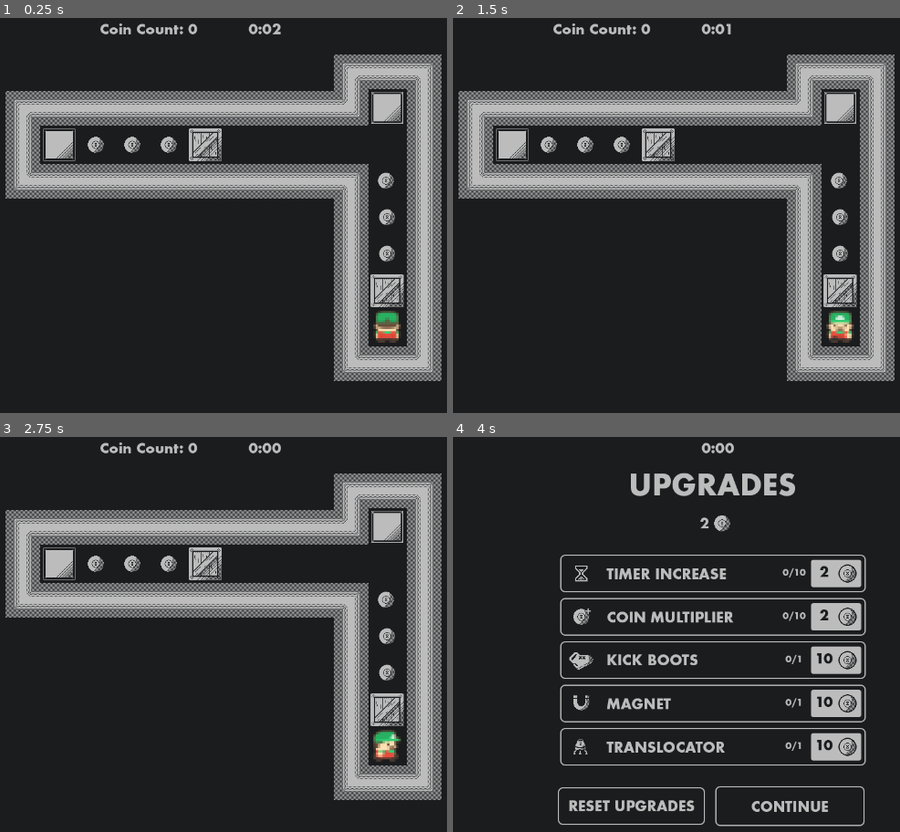
Above: before the commit, frames 1-4 (two rows, left to right).
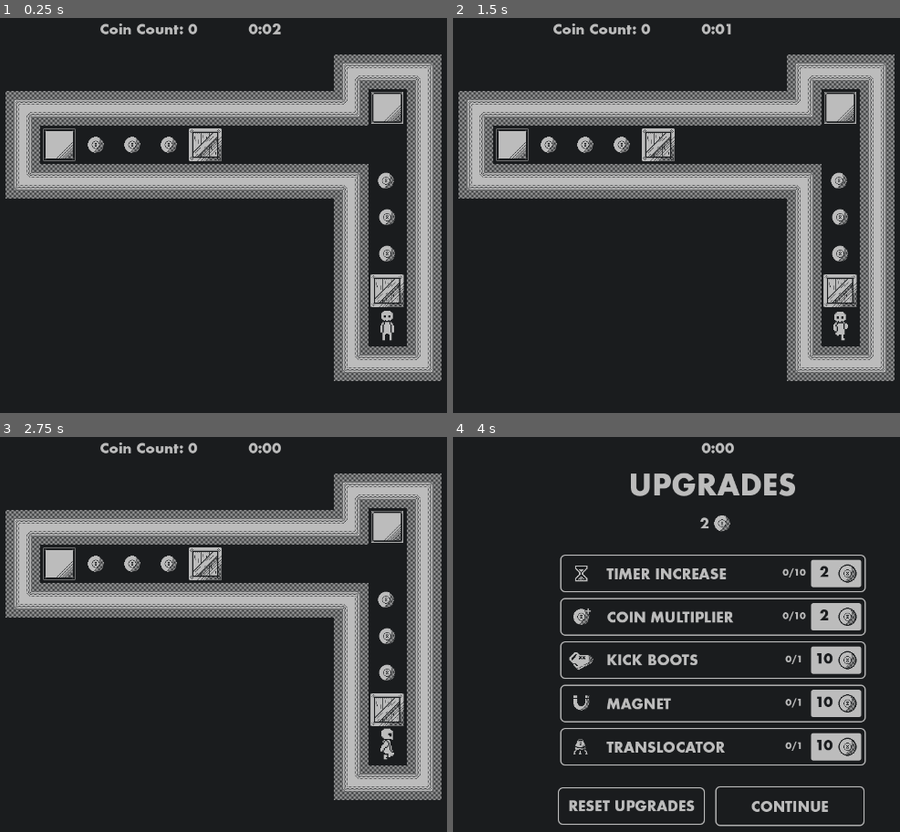
Above: after the commit, the same moments.

Repository: ParryTotato/1BitJam2025
Game: Godot game, scene res://Scenes/Main/main.tscn
Same seed, same stepped clock (60 frames per second), same inputs: the game is played once before the commit and once after it.
Inputs (mouse positions are in pixels of both pictures, inside the frame that each line leads up to):
- Up to frame 1 (0.25 s): no input
- Up to frame 2 (1.5 s): tap Enter (ui_accept) at 0.5, 0.77 s; hold Right (ui_right) 0.53-1.28 s; tap T (translocate) at 0.6, 1.35 s; hold Down (ui_down) from 1.28 s (still down)
- Up to frame 3 (2.75 s): tap Enter (ui_accept) at 1.52, 2 s; release Down (ui_down) at 2.03 s; hold Right (ui_right) from 2.03 s (still down); tap T (translocate) at 2.1 s
- Up to frame 4 (4 s): release Right (ui_right) at 2.78 s; hold Up (ui_up) 2.78-3.5 s; tap T (translocate) at 2.85 s; tap Enter (ui_accept) at 3.02 s; click (788, 804) at 3.5 s

The runs differ from the first frame. In frame 1, 0.4% of the frame differs, in the area x 83-90%, y 74-83%; in frame 2, 0.4%; in frame 3, 0.4%, in the area x 83-90%, y 73-83%; in frame 4, nothing differs.

Commit message:
changed character sprite animations

Diff:
--- a/Scenes/Player/player.tscn
+++ b/Scenes/Player/player.tscn
@@ -1,30 +1,194 @@
-[gd_scene load_steps=16 format=3 uid="uid://b80me8jbqhh2t"]
+[gd_scene load_steps=45 format=3 uid="uid://b80me8jbqhh2t"]
 
 [ext_resource type="Script" uid="uid://dnwmx7teo0u2t" path="res://Scenes/Player/Scripts/player.gd" id="1_06tpx"]
-[ext_resource type="Texture2D" uid="uid://die41uayksdc5" path="res://Assets/Player/player_05.png" id="2_7g0yx"]
-[ext_resource type="Texture2D" uid="uid://inum057lsm34" path="res://Assets/Player/player_06.png" id="3_dey5f"]
-[ext_resource type="Texture2D" uid="uid://bnl5mrv1jo1c4" path="res://Assets/Player/player_07.png" id="4_r5xpd"]
-[ext_resource type="Texture2D" uid="uid://cqmeklwhr0voj" path="res://Assets/Player/player_20.png" id="5_ks1b7"]
-[ext_resource type="Texture2D" uid="uid://cej2eishpjvqp" path="res://Assets/Player/player_21.png" id="6_hnuln"]
-[ext_resource type="Texture2D" uid="uid://bcgrhagvtfa3l" path="res://Assets/Player/player_22.png" id="7_aqm4k"]
-[ext_resource type="Texture2D" uid="uid://j1kfyh3hvnfs" path="res://Assets/Player/player_17.png" id="8_rcvs5"]
-[ext_resource type="Texture2D" uid="uid://ccsw5aq3kjagp" path="res://Assets/Player/player_18.png" id="9_h8ma5"]
-[ext_resource type="Texture2D" uid="uid://dt5l5j2kb3mp4" path="res://Assets/Player/player_19.png" id="10_eksi1"]
-[ext_resource type="Texture2D" uid="uid://cdu4ysdygax50" path="res://Assets/Player/player_08.png" id="11_jincj"]
-[ext_resource type="Texture2D" uid="uid://dxvmcdyrxth0j" path="res://Assets/Player/player_09.png" id="12_rqdc0"]
-[ext_resource type="Texture2D" uid="uid://dmowdr0bfdr84" path="res://Assets/Player/player_10.png" id="13_qr1w5"]
+[ext_resource type="Texture2D" uid="uid://dyyc2dfakhggy" path="res://Scenes/Player/spr_character.png" id="2_htcer"]
+
+[sub_resource type="AtlasTexture" id="AtlasTexture_dd0ac"]
+atlas = ExtResource("2_htcer")
+region = Rect2(0, 64, 32, 32)
+
+[sub_resource type="AtlasTexture" id="AtlasTexture_0u5uq"]
+atlas = ExtResource("2_htcer")
+region = Rect2(32, 64, 32, 32)
+
+[sub_resource type="AtlasTexture" id="AtlasTexture_jlvik"]
+atlas = ExtResource("2_htcer")
+region = Rect2(64, 64, 32, 32)
+
+[sub_resource type="AtlasTexture" id="AtlasTexture_gk6dx"]
+atlas = ExtResource("2_htcer")
+region = Rect2(96, 64, 32, 32)
+
+[sub_resource type="AtlasTexture" id="AtlasTexture_jhyir"]
+atlas = ExtResource("2_htcer")
+region = Rect2(128, 64, 32, 32)
+
+[sub_resource type="AtlasTexture" id="AtlasTexture_74mp2"]
+atlas = ExtResource("2_htcer")
+region = Rect2(160, 64, 32, 32)
+
+[sub_resource type="AtlasTexture" id="AtlasTexture_oikmp"]
+atlas = ExtResource("2_htcer")
+region = Rect2(192, 64, 32, 32)
+
+[sub_resource type="AtlasTexture" id="AtlasTexture_06tpx"]
+atlas = ExtResource("2_htcer")
+region = Rect2(224, 64, 32, 32)
+
+[sub_resource type="AtlasTexture" id="AtlasTexture_a3d8c"]
+atlas = ExtResource("2_htcer")
+region = Rect2(0, 96, 32, 32)
+
+[sub_resource type="AtlasTexture" id="AtlasTexture_xpcdj"]
+atlas = ExtResource("2_htcer")
+region = Rect2(32, 96, 32, 32)
+
+[sub_resource type="AtlasTexture" id="AtlasTexture_mtuoh"]
+atlas = ExtResource("2_htcer")
+region = Rect2(64, 96, 32, 32)
+
+[sub_resource type="AtlasTexture" id="AtlasTexture_htcer"]
+atlas = ExtResource("2_htcer")
+region = Rect2(96, 96, 32, 32)
+
+[sub_resource type="AtlasTexture" id="AtlasTexture_rukb4"]
+atlas = ExtResource("2_htcer")
+region = Rect2(128, 96, 32, 32)
+
+[sub_resource type="AtlasTexture" id="AtlasTexture_4no11"]
+atlas = ExtResource("2_htcer")
+region = Rect2(160, 96, 32, 32)
+
+[sub_resource type="AtlasTexture" id="AtlasTexture_fcwna"]
+atlas = ExtResource("2_htcer")
+region = Rect2(192, 96, 32, 32)
+
+[sub_resource type="AtlasTexture" id="AtlasTexture_1agin"]
+atlas = ExtResource("2_htcer")
+region = Rect2(224, 96, 32, 32)
+
+[sub_resource type="AtlasTexture" id="AtlasTexture_2jnj1"]
+atlas = ExtResource("2_htcer")
+region = Rect2(0, 32, 32, 32)
+
+[sub_resource type="AtlasTexture" id="AtlasTexture_enij7"]
+atlas = ExtResource("2_htcer")
+region = Rect2(32, 32, 32, 32)
+
+[sub_resource type="AtlasTexture" id="AtlasTexture_mwii3"]
+atlas = ExtResource("2_htcer")
+region = Rect2(64, 32, 32, 32)
+
+[sub_resource type="AtlasTexture" id="AtlasTexture_2aanf"]
+atlas = ExtResource("2_htcer")
+region = Rect2(96, 32, 32, 32)
+
+[sub_resource type="AtlasTexture" id="AtlasTexture_m6ahd"]
+atlas = ExtResource("2_htcer")
+region = Rect2(128, 32, 32, 32)
+
+[sub_resource type="AtlasTexture" id="AtlasTexture_ogmfp"]
+atlas = ExtResource("2_htcer")
+region = Rect2(160, 32, 32, 32)
+
+[sub_resource type="AtlasTexture" id="AtlasTexture_ixrbb"]
+atlas = ExtResource("2_htcer")
+region = Rect2(192, 32, 32, 32)
+
+[sub_resource type="AtlasTexture" id="AtlasTexture_ei2r2"]
+atlas = ExtResource("2_htcer")
+region = Rect2(224, 32, 32, 32)
+
+[sub_resource type="AtlasTexture" id="AtlasTexture_7g0yx"]
+atlas = ExtResource("2_htcer")
+region = Rect2(0, 32, 32, 32)
+
+[sub_resource type="AtlasTexture" id="AtlasTexture_dey5f"]
+atlas = ExtResource("2_htcer")
+region = Rect2(32, 32, 32, 32)
+
+[sub_resource type="AtlasTexture" id="AtlasTexture_r5xpd"]
+atlas = ExtResource("2_htcer")
+region = Rect2(64, 32, 32, 32)
+
+[sub_resource type="AtlasTexture" id="AtlasTexture_ks1b7"]
+atlas = ExtResource("2_htcer")
+region = Rect2(96, 32, 32, 32)
+
+[sub_resource type="AtlasTexture" id="AtlasTexture_hnuln"]
+atlas = ExtResource("2_htcer")
+region = Rect2(128, 32, 32, 32)
+
+[sub_resource type="AtlasTexture" id="AtlasTexture_aqm4k"]
+atlas = ExtResource("2_htcer")
+region = Rect2(160, 32, 32, 32)
+
+[sub_resource type="AtlasTexture" id="AtlasTexture_rcvs5"]
+atlas = ExtResource("2_htcer")
+region = Rect2(192, 32, 32, 32)
+
+[sub_resource type="AtlasTexture" id="AtlasTexture_h8ma5"]
+atlas = ExtResource("2_htcer")
+region = Rect2(224, 32, 32, 32)
+
+[sub_resource type="AtlasTexture" id="AtlasTexture_eksi1"]
+atlas = ExtResource("2_htcer")
+region = Rect2(0, 0, 32, 32)
+
+[sub_resource type="AtlasTexture" id="AtlasTexture_jincj"]
+atlas = ExtResource("2_htcer")
+region = Rect2(32, 0, 32, 32)
+
+[sub_resource type="AtlasTexture" id="AtlasTexture_rqdc0"]
+atlas = ExtResource("2_htcer")
+region = Rect2(64, 0, 32, 32)
+
+[sub_resource type="AtlasTexture" id="AtlasTexture_qr1w5"]
+atlas = ExtResource("2_htcer")
+region = Rect2(96, 0, 32, 32)
+
+[sub_resource type="AtlasTexture" id="AtlasTexture_ythyg"]
+atlas = ExtResource("2_htcer")
+region = Rect2(128, 0, 32, 32)
+
+[sub_resource type="AtlasTexture" id="AtlasTexture_bmb2s"]
+atlas = ExtResource("2_htcer")
+region = Rect2(160, 0, 32, 32)
+
+[sub_resource type="AtlasTexture" id="AtlasTexture_ur3l4"]
+atlas = ExtResource("2_htcer")
+region = Rect2(192, 0, 32, 32)
+
+[sub_resource type="AtlasTexture" id="AtlasTexture_2ahak"]
+atlas = ExtResource("2_htcer")
+region = Rect2(224, 0, 32, 32)
 
 [sub_resource type="SpriteFrames" id="SpriteFrames_kltya"]
 animations = [{
 "frames": [{
 "duration": 1.0,
-"texture": ExtResource("2_7g0yx")
-}, {
-"duration": 1.0,
-"texture": ExtResource("3_dey5f")
-}, {
-"duration": 1.0,
-"texture": ExtResource("4_r5xpd")
+"texture": SubResource("AtlasTexture_dd0ac")
+}, {
+"duration": 1.0,
+"texture": SubResource("AtlasTexture_0u5uq")
+}, {
+"duration": 1.0,
+"texture": SubResource("AtlasTexture_jlvik")
+}, {
+"duration": 1.0,
+"texture": SubResource("AtlasTexture_gk6dx")
+}, {
+"duration": 1.0,
+"texture": SubResource("AtlasTexture_jhyir")
+}, {
+"duration": 1.0,
+"texture": SubResource("AtlasTexture_74mp2")
+}, {
+"duration": 1.0,
+"texture": SubResource("AtlasTexture_oikmp")
+}, {
+"duration": 1.0,
+"texture": SubResource("AtlasTexture_06tpx")
 }],
 "loop": true,
 "name": &"down",
@@ -32,13 +196,57 @@
 }, {
 "frames": [{
 "duration": 1.0,
-"texture": ExtResource("5_ks1b7")
-}, {
-"duration": 1.0,
-"texture": ExtResource("6_hnuln")
-}, {
-"duration": 1.0,
-"texture": ExtResource("7_aqm4k")
+"texture": SubResource("AtlasTexture_a3d8c")
+}, {
+"duration": 1.0,
+"texture": SubResource("AtlasTexture_xpcdj")
+}, {
+"duration": 1.0,
+"texture": SubResource("AtlasTexture_mtuoh")
+}, {
+"duration": 1.0,
+"texture": SubResource("AtlasTexture_htcer")
+}, {
+"duration": 1.0,
+"texture": SubResource("AtlasTexture_rukb4")
+}, {
+"duration": 1.0,
+"texture": SubResource("AtlasTexture_4no11")
+}, {
+"duration": 1.0,
+"texture": SubResource("AtlasTexture_fcwna")
+}, {
+"duration": 1.0,
+"texture": SubResource("AtlasTexture_1agin")
+}],
+"loop": true,
+"name": &"idle",
+"speed": 5.0
+}, {
+"frames": [{
+"duration": 1.0,
+"texture": SubResource("AtlasTexture_2jnj1")
+}, {
+"duration": 1.0,
+"texture": SubResource("AtlasTexture_enij7")
+}, {
+"duration": 1.0,
+"texture": SubResource("AtlasTexture_mwii3")
+}, {
+"duration": 1.0,
+"texture": SubResource("AtlasTexture_2aanf")
+}, {
+"duration": 1.0,
+"texture": SubResource("AtlasTexture_m6ahd")
+}, {
+"duration": 1.0,
+"texture": SubResource("AtlasTexture_ogmfp")
+}, {
+"duration": 1.0,
+"texture": SubResource("AtlasTexture_ixrbb")
+}, {
+"duration": 1.0,
+"texture": SubResource("AtlasTexture_ei2r2")
 }],
 "loop": true,
 "name": &"left",
@@ -46,13 +254,28 @@
 }, {
 "frames": [{
 "duration": 1.0,
-"texture": ExtResource("8_rcvs5")
-}, {
-"duration": 1.0,
-"texture": ExtResource("9_h8ma5")
-}, {
-"duration": 1.0,
-"texture": ExtResource("10_eksi1")
+"texture": SubResource("AtlasTexture_7g0yx")
+}, {
+"duration": 1.0,
+"texture": SubResource("AtlasTexture_dey5f")
+}, {
+"duration": 1.0,
+"texture": SubResource("AtlasTexture_r5xpd")
+}, {
+"duration": 1.0,
+"texture": SubResource("AtlasTexture_ks1b7")
+}, {
+"duration": 1.0,
+"texture": SubResource("AtlasTexture_hnuln")
+}, {
+"duration": 1.0,
+"texture": SubResource("AtlasTexture_aqm4k")
+}, {
+"duration": 1.0,
+"texture": SubResource("AtlasTexture_rcvs5")
+}, {
+"duration": 1.0,
+"texture": SubResource("AtlasTexture_h8ma5")
 }],
 "loop": true,
 "name": &"right",
@@ -60,13 +283,28 @@
 }, {
 "frames": [{
 "duration": 1.0,
-"texture": ExtResource("11_jincj")
-}, {
-"duration": 1.0,
-"texture": ExtResource("12_rqdc0")
-}, {
-"duration": 1.0,
-"texture": ExtResource("13_qr1w5")
+"texture": SubResource("AtlasTexture_eksi1")
+}, {
+"duration": 1.0,
+"texture": SubResource("AtlasTexture_jincj")
+}, {
+"duration": 1.0,
+"texture": SubResource("AtlasTexture_rqdc0")
+}, {
+"duration": 1.0,
+"texture": SubResource("AtlasTexture_qr1w5")
+}, {
+"duration": 1.0,
+"texture": SubResource("AtlasTexture_ythyg")
+}, {
+"duration": 1.0,
+"texture": SubResource("AtlasTexture_bmb2s")
+}, {
+"duration": 1.0,
+"texture": SubResource("AtlasTexture_ur3l4")
+}, {
+"duration": 1.0,
+"texture": SubResource("AtlasTexture_2ahak")
 }],
 "loop": true,
 "name": &"up",
@@ -74,18 +312,17 @@
 }]
 
 [sub_resource type="RectangleShape2D" id="RectangleShape2D_e08e2"]
-size = Vector2(9, 13)
+size = Vector2(14, 26)
 
 [node name="Player" type="CharacterBody2D" groups=["player"]]
-scale = Vector2(4, 4)
+scale = Vector2(2, 2)
 script = ExtResource("1_06tpx")
 metadata/_edit_group_ = true
 
 [node name="AnimatedSprite2D" type="AnimatedSprite2D" parent="."]
 sprite_frames = SubResource("SpriteFrames_kltya")
-animation = &"up"
-frame_progress = 0.215803
+animation = &"idle"
 
 [node name="CollisionShape2D" type="CollisionShape2D" parent="."]
-position = Vector2(-0.5, 0.5)
+position = Vector2(0, -1)
 shape = SubResource("RectangleShape2D_e08e2")
Binary file added: Scenes/Player/spr_character.png
Not shown, changed: Scenes/Player/spr_character.png.import
Binary file removed: Scenes/UpgradeShop/Assets/Art/spr_character.png
